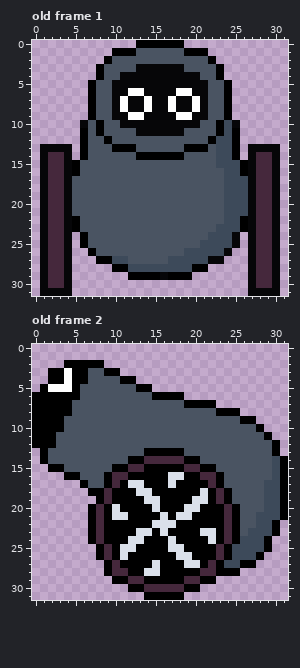
Pixel-art file, stored at game-core/assets/enemies/_bk/_etc/cannon.ase. The first picture shows the starting point.
32x32 pixels, 4 frames. Colours within 5 levels of each other are drawn and written as one. Shown: old frame 1, old frame 2. The commit also changed other frames, which this record leaves out.
And afterwards:
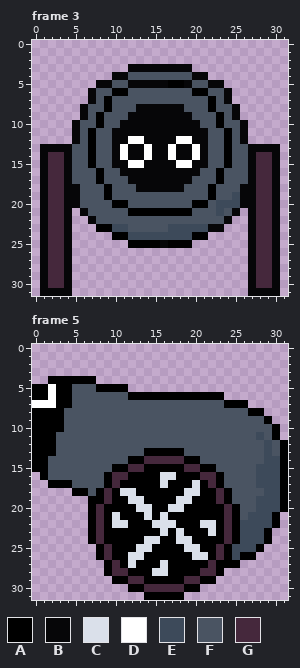
Palette (. is transparent): A #000000  B #060608  C #dae0ea  D #ffffff  E #3d4a5a  F #4a5462  G #45283c
A new or re-ordered frame is compared with the old frame closest to it.
Changes in this commit:
frames 4 -> 18
Frame 3 is new; against old frame 1:
y 0: x 13..18 AAAAAA -> ......
y 1: x 10..21 AAAFFFFFFAAA -> ............
y 2: x 9..22 AFFFFFFFFFFFFA -> ..............
y 3: x 8..12 AFFFF -> ....B; x 19..23 FFFFA -> B....
y 4: x 8..10 AFF -> ..B; x 12..19 BBBBBBBB -> FFFFFFFF; x 21..23 FFA -> B..
y 5: x 7..11 AFFBB -> .BBFF; x 17..18 BB -> AA; x 20..24 BBFFA -> FFBB.
y 6: x 7 A -> B; x 10..21 BBDDBBBBDDBB -> AAFFFFFFFFAA; x 24 A -> B
y 7: x 7 A -> B; x 9..22 FBDBBDBBDBBDBF -> AFFFFFFFFFFFFA; x 24 A -> B
y 8: x 6..7 .A -> BF; x 9..12 FBDB -> AFFF; x 14 D -> B; x 17 D -> B; x 19..22 BDBF -> FFFA; x 24..25 A. -> FB
y 9: x 6..8 .AF -> BFA; x 10..13 BBDD -> FFBB; x 18..21 DDBB -> BBFF; x 23..25 FA. -> AFB
y 10: x 5..6 .B -> BF; x 24..26 EB. -> FFB
y 11: x 5..8 .AFA -> BFAF; x 10..12 FFF -> BBB; x 19..21 FFF -> BBB; x 23..26 AEA. -> FAFB
y 12: x 5..7 .AF -> BFA; x 9..26 AFFFFFFFFFFFFAEEA. -> FBBDDBBBBDDBBFFAFB
y 13: x 5..7 .AF -> FFA; x 10..21 AAAFFFFFFAAA -> BDBBDBBDBBDB; x 23..26 EEA. -> FAFF
y 14: x 5..7 .AF -> FFA; x 10..21 FFFAAAAAAFFF -> BDBBDBBDBBDB; x 23..26 EEA. -> FAFF
y 15: x 5 A -> F; x 7 F -> A; x 10..21 FFFFFFFFFFFF -> BBDDBBBBDDBB; x 23..26 EEEA -> FAFF
y 16: x 5 A -> F; x 8 F -> A; x 11..20 FFFFFFFFFF -> BBBBBBBBBB; x 23..26 FEEA -> AFFF
y 17: x 8 F -> A; x 12..19 FFFFFFFF -> BBBBBBBB; x 23..26 FEEE -> AFFF
y 18: x 5 F -> B; x 9 F -> A; x 13..18 FFFFFF -> BBBBBB; x 22 F -> A; x 24..26 EEE -> FFB
y 19: x 5 F -> B; x 9 F -> A; x 22 F -> A; x 24 E -> F; x 26 E -> B
y 20: x 5 F -> B; x 10..11 FF -> AA; x 20..21 FF -> AA; x 23 F -> E; x 26 E -> B
y 21: x 5..6 FF -> .B; x 12..19 FFFFFFFF -> AAAAAAAA; x 23..26 FEEE -> EFB.
y 22: x 5..7 AFF -> ..B; x 24..26 EEA -> B..
y 23: x 5..11 AFFFFFF -> ...AAEE; x 17..26 FFFFFFEEEA -> EEEEEBB...
y 24: x 6..25 AFFFFFFFFFFFFFFFEEEB -> ....AAEEEEEEEEAA....
y 25: x 6..25 AFFFFFFFFFFFFFFEEEEB -> ......AAAABAAA......
y 26: x 7..24 AFFFFFFFFFFFEEEEEB -> ..................
y 27: x 8..23 AAEEFFFFFEEEEEBB -> ................
y 28: x 10..21 AAEEEEEEEEAA -> ............
y 29: x 12..19 AAAABAAA -> ........
Frame 5 is new; against old frame 2:
y 2: x 4..8 AAAAA -> .....
y 3: x 2..10 AADAAFFAA -> .........
y 4: x 4 D -> A; x 7..12 FFFFAA -> A.....
y 5: x 0 . -> A; x 3..5 DDA -> AAF; x 8..14 FFFFFAA -> AAAA...
y 6: x 2 A -> D; x 5 A -> F; x 12..14 FFF -> AAA; x 19..23 ..... -> AAAAA
y 7: x 0..2 AAA -> DDD; x 19..26 AAAA.... -> FFFFFAAA
y 8: x 4 A -> F; x 23..28 AAA... -> FFFFAA
y 9: x 26..29 AA.. -> FFFA
y 10: x 28..30 A.. -> FFA
y 11: x 28..30 FA. -> EFA
y 12: x 29..31 FA. -> EFA
y 13: x 0 . -> A; x 2 F -> A; x 29..31 FA. -> EFA
y 14: x 0 . -> A; x 29 F -> E
y 15: x 0..3 ..AA -> AAFF; x 28..29 FF -> EE
y 16: x 1..5 ...AA -> AFFFF; x 16 A -> C; x 18 C -> A; x 28..29 FF -> EE
y 17: x 2..6 ....A -> AAAFF; x 12..13 CC -> AA; x 16..17 AC -> CA; x 20 A -> C; x 28 F -> E
y 18: x 5..7 ..A -> AAF; x 11..14 AACC -> CCAA; x 19..21 AAC -> CCA
y 19: x 7 . -> A; x 12..15 AACC -> CCAA; x 18..21 AACC -> CCAA; x 28 F -> E
y 20: x 10 C -> A; x 13..15 AAC -> CCA; x 17..20 AACC -> CCAA; x 28 F -> E
y 21: x 11 C -> A; x 14 A -> C; x 18..19 CC -> AA; x 27 F -> E; x 30..31 EA -> A.
y 22: x 10..11 AA -> CC; x 21..22 AA -> CC; x 26..27 FF -> EE
y 23: x 13..14 CC -> AA; x 18 A -> C; x 21 C -> A; x 26 F -> E; x 29..30 EA -> A.
y 24: x 12..15 CCAA -> AACC; x 17..19 CAA -> ACC; x 22 C -> A
y 25: x 11..14 CCAA -> AACC; x 17..20 CCAA -> AACC; x 28..29 EA -> A.
y 26: x 11..13 CAA -> ACC; x 18..21 CCAA -> AACC; x 26..28 EEA -> AA.
y 27: x 12 A -> C; x 15..16 CA -> AC; x 19..20 CC -> AA; x 24..27 EEAA -> AA..
y 28: x 14 C -> A; x 16 A -> C; x 24..25 AA -> ..
Where, in picture pixels (left, top, right, bottom), the same in both pictures:
changed: (72, 40, 248, 280)
changed: (32, 360, 288, 576)
